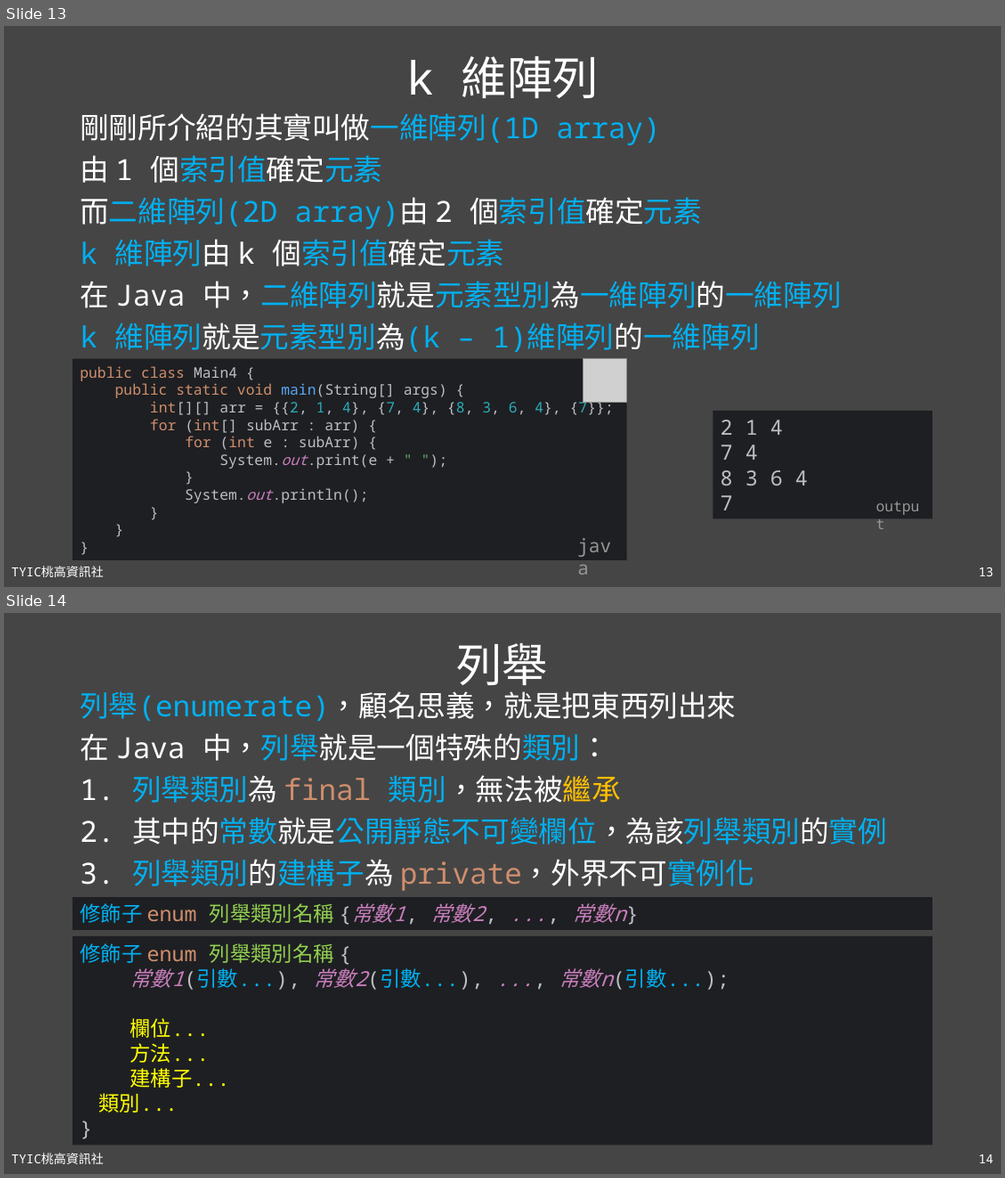
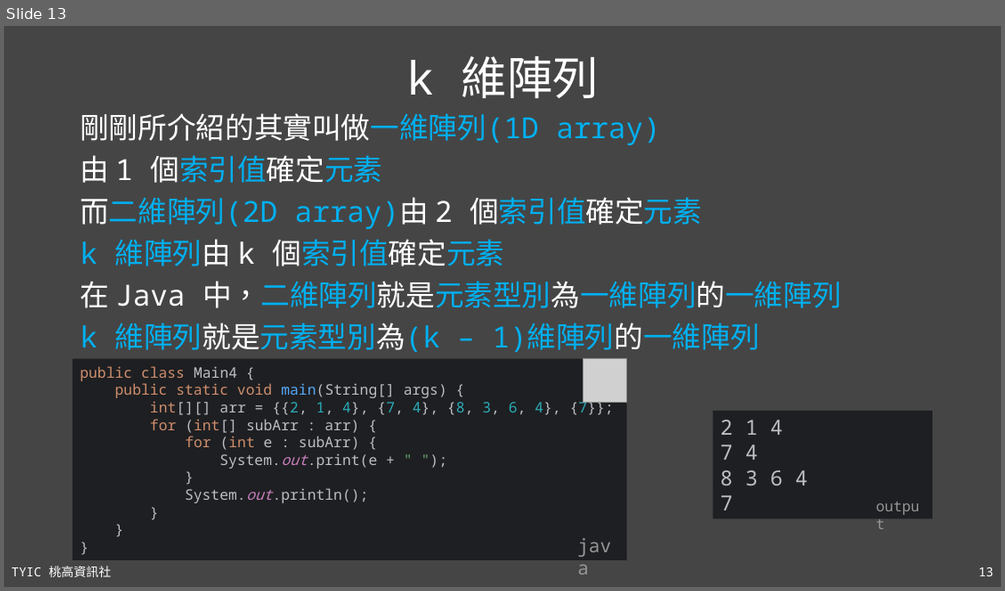
Before and after one commit to TYSHIC/slides, a slide deck: powerpoint/10_包裝類別與工具類別(1).pptx. Shown one above the other, each under a label of ours: slides 13 and 14 before the commit, slide 13 after it. The pictures are 1005x1178 and 1005x591 pixels, drawn with LibreOffice and Linux fonts; fonts in the diff are those of the drawing; grey boxes stand for pictures. Boxes give left, top, right and bottom in pixels: in the first picture for what was removed or moved away, otherwise in the second. Text is boxed around its words. In the diff, an @@ line names an element or a change of style, - is before the commit and + after.

```diff
--- a/powerpoint/10_包裝類別與工具類別(1).pptx
+++ b/powerpoint/10_包裝類別與工具類別(1).pptx
@@ slide 14 removed at [4,613,1001,1174], background #454545; not listed: 2 template elements that a slide beside it also shows @@
@@ title removed at [457,643,549,693] @@
-列舉
@@ text removed at [80,691,887,891] @@
-列舉(enumerate)，顧名思義，就是把東西列出來
-在 Java 中，列舉就是一個特殊的類別：
-1. 列舉類別為 final 類別，無法被繼承
-2. 其中的常數就是公開靜態不可變欄位，為該列舉類別的實例
-3. 列舉類別的建構子為 private，外界不可實例化
@@ rectangle removed at [73,897,933,930] @@
-修飾子 enum 列舉類別名稱 {常數1, 常數2, ..., 常數n}
@@ rectangle removed at [73,936,933,1144] @@
-修飾子 enum 列舉類別名稱 {
-常數1(引數...), 常數2(引數...), ..., 常數n(引數...);
-欄位...
-方法...
-建構子...
-類別...
-}
@@ slide 13 changed as well @@
@@ text at [11,565,111,577]: spaces changed @@
-TYIC桃高資訊社
+TYIC 桃高資訊社
```
Also in this commit, not shown: 18 other slides changed, 1 other slide removed, 35 other files.
